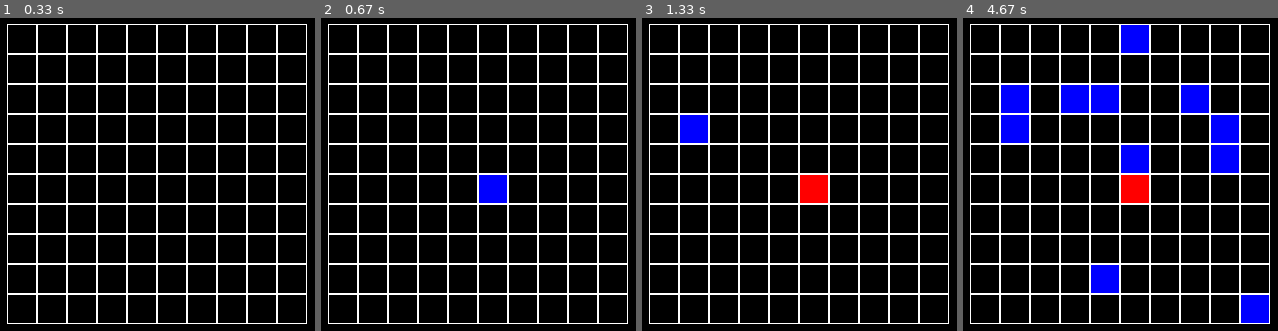
Above: before the commit, frames 1-4 (left to right).
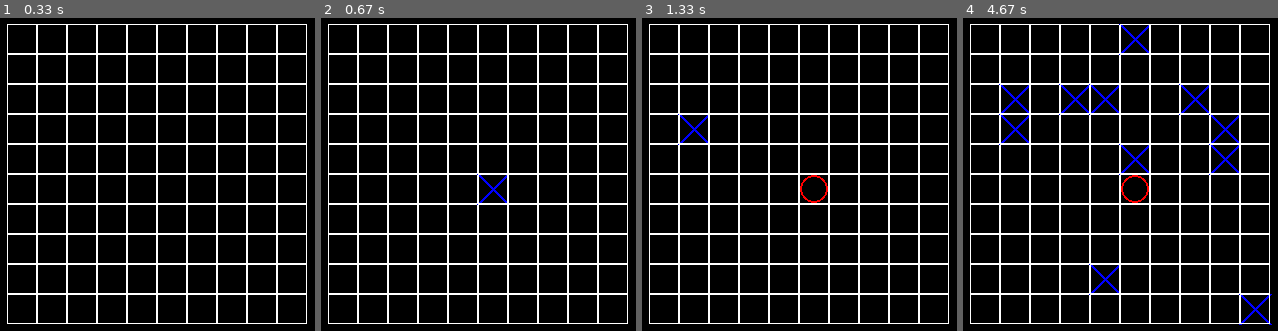
Above: after the commit, the same moments.

Repository: nikniksham/Moscow_Shamkov
Game: pygame game, started from pygame_part_3.py
The game is run twice, just before and just after one commit, with the same random seed, the same clock (stepped at 60 frames per second) and the same inputs.
Inputs (mouse positions are in pixels of both pictures, inside the frame that each line leads up to):
- Up to frame 1 (0.33 s): no input
- Up to frame 2 (0.67 s): click (478, 174) at 0.38 s
- Up to frame 3 (1.33 s): click (799, 196) at 0.72 s; click (686, 121) at 1.05 s
- Up to frame 4 (4.67 s): click (1249, 299) at 1.38 s; click (1126, 52) at 1.72 s; click (1101, 268) at 2.05 s; click (1107, 111) at 2.38 s; click (1070, 99) at 2.72 s; click (1215, 143) at 3.05 s; click (1230, 165) at 3.38 s; click (1196, 111) at 3.72 s; click (1016, 102) at 4.05 s; click (1136, 158) at 4.38 s

Frame 1 is identical in both runs. In frame 2, 0.6% of the frame differs, in the area x 49-60%, y 49-60%; in frame 3, 1.3%; in frame 4, 7.7%, in the area x 11-99%, y 1-99%.

Commit message:
pygame_3 задача 5

Diff:
--- a/pygame_part_3.py
+++ b/pygame_part_3.py
@@ -21,15 +21,17 @@
     def render(self):
         for i in range(len(self.board[0])):
             for j in range(len(self.board)):
-                color = self.board[j][i]
-                c, col = 1, (255, 255, 255)
-                if color == 1:
-                    c, col = 0, (0, 0, 255)
-                if color == 2:
-                    c, col = 0, (255, 0, 0)
-
-                pygame.draw.rect(screen, col, (self.left + i * self.cell_size,
-                                 self.top + j * self.cell_size, self.cell_size, self.cell_size), c)
+                c = self.board[j][i]
+                if c == 1:
+                    pygame.draw.line(screen, (0, 0, 255), (self.left + i * self.cell_size,
+                                     self.top + j * self.cell_size), (self.left + (i + 1) * self.cell_size,
+                                     self.top + (j + 1) * self.cell_size), 3)
+                    pygame.draw.line(screen, (0, 0, 255), (self.left + (i + 1) * self.cell_size,
+                                     self.top + j * self.cell_size), (self.left + i * self.cell_size,
+                                     self.top + (j + 1) * self.cell_size), 3)
+                if c == 2:
+                    pygame.draw.circle(screen, (255, 0, 0), (self.left + i * self.cell_size + self.cell_size // 2,
+                                       self.top + j * self.cell_size + self.cell_size // 2), self.cell_size // 2 - 1, 2)
                 pygame.draw.rect(screen, (255, 255, 255), (self.left + i * self.cell_size,
                                  self.top + j * self.cell_size, self.cell_size, self.cell_size), 1)
 
